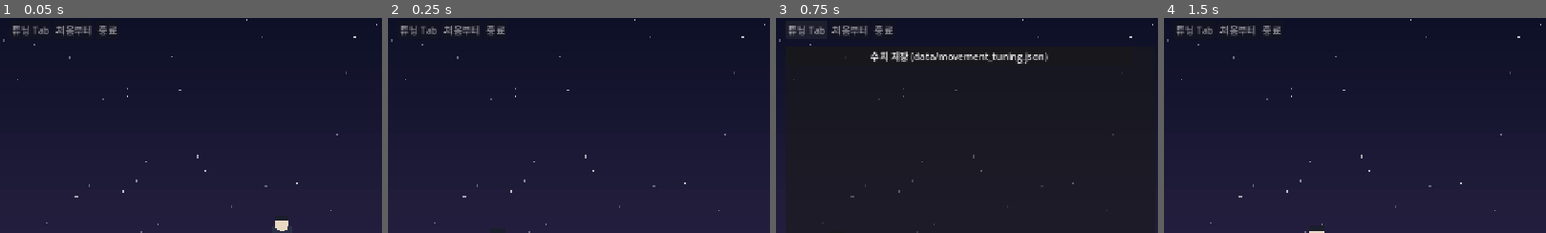
Above: before the commit, frames 1-4 (left to right).
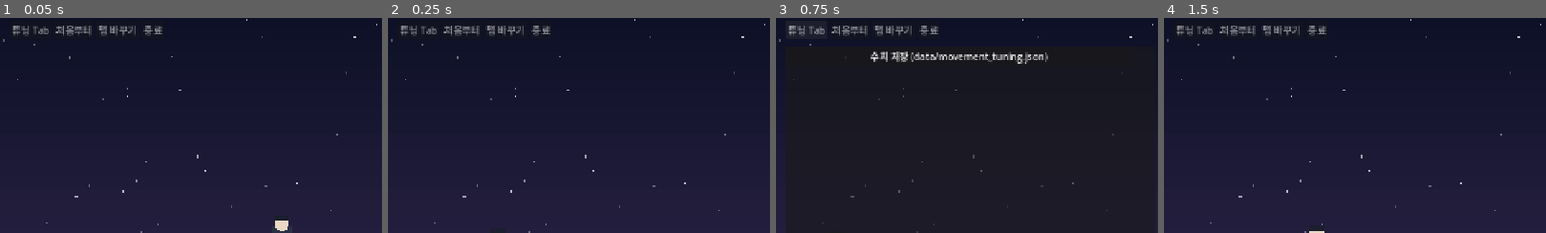
Above: after the commit, the same moments.

Repository: noru358/citynight
Game: Godot game, scene res://world/stage.tscn
Two runs of this game, one before a commit and one after it. Both use one fixed random seed, a clock stepped at 60 frames per second and the inputs below.
Inputs:
- Up to frame 1 (0.05 s): no input
- Up to frame 2 (0.25 s): no input
- Up to frame 3 (0.75 s): click "튜닝 Tab" at 0.5 s
- Up to frame 4 (1.5 s): click "처음부터" at 1.25 s
The pictures show only the part of the screen within x 0-50%, y 1-51%; the shares and areas given below are measured in that part.

The runs differ from the first frame. In frame 1, 0.4% of the frame differs, in the area x 25-43%, y 3-9%; in frame 2, 0.4%; in frame 3, 0.4%; in frame 4, 0.4%.

Commit message:
20px 연습 맵, 맵 바꾸기 버튼, 간격 측정 검사
맨몸 3·4칸, 대시 8칸, 벽 점프 통로, 튕기기 구간을 가진 이야기 없는 연습 맵.
GapProbe 실측(맨몸 최대 6칸, 대시 포함 최대 10칸)에 맞춰 대시 간격 기준을 6~7칸에서 8칸으로 고침.
PracticeProbe가 연습 맵 완주를 확인한다.

Co-Authored-By: Claude Opus 5.5 (1M context) <noreply@anthropic.com>
Claude-Session: https://claude.ai/code/session_0178iWViDfnKQHqhLV5oxUvU

Diff:
--- /dev/null
+++ b/data/chapters/practice.json
@@ -0,0 +1,22 @@
+{
+  "id": "practice",
+  "title": "연습 맵 — 20px 이동",
+  "note": "이야기 없음. 20px 타일에서 점프·대시·벽 점프·튕기기 손맛을 보는 맵. 간격은 tests/GapProbe 측정 기준: 맨몸 점프는 최대 6칸(사람 타이밍이면 5칸), 점프+대시는 최대 10칸(사람 타이밍이면 9칸). 그래서 맨몸 3~4칸, 대시 8칸으로 나누고 5~7칸은 뺐다.",
+  "map": "practice_20px.txt",
+  "sky": {"top": "0d1026", "bottom": "3a2c55", "glow": "c86a6a", "far": "1b1d38", "near": "12142a"},
+  "music": {"track": "ch00", "stems_on": ["base"]},
+  "beats": {
+    "1": {"caption": "연습 1 · 계단: 1칸은 짧게 톡, 2칸은 길게 누르기"},
+    "2": {"caption": "연습 2 · 맨몸 점프 3칸, 4칸, 3칸, 4칸"},
+    "3": {"caption": "연습 3 · 대시 간격 8칸: 점프 꼭대기에서 Shift 한 번"},
+    "4": {"caption": "연습 4 · 벽 점프 통로: 양쪽 벽을 번갈아 차고 9칸 위로"},
+    "5": {"caption": "연습 5 · 튕기기: 불빛 가까이서 K 유지, 방향, 놓기"},
+    "6": {"caption": "연습 6 · 섞어서: 맨몸 4칸 다음 대시 8칸"}
+  },
+  "ending": {
+    "caption": "연습 끝. 위 버튼으로 다시 하거나 맵을 바꾼다.",
+    "zoom_out": 0.8,
+    "hold_seconds": 3,
+    "music_fade_seconds": 2
+  }
+}
--- /dev/null
+++ b/tests/GapProbe.gd
@@ -0,0 +1,68 @@
+# Which gaps the hero clears, in tiles, between two flat roofs at the same height.
+# Running right, jumping at the last moment on the roof (best) or with the body's
+# center at the edge (early, closer to a person), with or without one air dash
+# right at the jump's apex. Numbers, not feel: use it to size maps.
+extends Node
+const MOVES: Array = [["jump",false,false],["jump early",true,false],["jump+dash",false,true],["jump early+dash",true,true]]
+var tuning: Dictionary
+var tile: float
+
+func _ready() -> void:
+	Controls.scripted = true
+	var path: String = OS.get_environment("CITYNIGHT_TUNING")
+	if path.is_empty(): path = "res://data/movement_tuning.json"
+	tuning = JSON.parse_string(FileAccess.get_file_as_string(path))
+	tile = float(tuning.tile_size)
+	for move: Array in MOVES:
+		var cleared: PackedStringArray = []
+		var widest: int = 0
+		for gap: int in range(1,13):
+			if await _run(gap,move[1],move[2]):
+				widest = gap
+				cleared.append(str(gap))
+		print("GAP %s: widest=%d cleared=%s" % [move[0],widest,",".join(cleared)])
+	print("RESULT gap failures=0")
+	get_tree().quit(0)
+
+func _roof(left: float, width: float) -> StaticBody2D:
+	var body: StaticBody2D = StaticBody2D.new()
+	var shape: CollisionShape2D = CollisionShape2D.new()
+	shape.shape = RectangleShape2D.new()
+	shape.shape.size = Vector2(width,tile)
+	body.add_child(shape)
+	body.position = Vector2(left+width/2,tile/2)
+	add_child(body)
+	return body
+
+func _run(gap: int, early: bool, dash: bool) -> bool:
+	var near: StaticBody2D = _roof(-tile*20,tile*20)
+	var far: StaticBody2D = _roof(tile*gap,tile*20)
+	var hero: Mover = Mover.new()
+	hero.tuning = tuning
+	add_child(hero)
+	hero.set_body_size(Vector2(tuning.player_width,tuning.player_height))
+	hero.global_position = Vector2(-tile*15,-float(tuning.player_height)/2)
+	var half: float = float(tuning.player_width)/2
+	var step: float = float(tuning.move_speed)/60.0
+	var jumped: bool = false
+	var dashed: bool = false
+	var landed: bool = false
+	for frame: int in 600:
+		Controls.held = {&"right":true,&"jump":true}
+		var x: float = hero.global_position.x
+		if not jumped and hero.is_on_floor() and (x >= 0 if early else x-half+step*1.5 >= 0):
+			Controls.edges[&"jump"] = true
+			jumped = true
+		if jumped and dash and not dashed and hero.velocity.y >= 0 and not hero.is_on_floor():
+			Controls.edges[&"dash"] = true
+			dashed = true
+		await get_tree().physics_frame
+		if hero.global_position.y > tile*3: break
+		if jumped and hero.is_on_floor() and hero.global_position.x-half > tile*gap-half:
+			landed = true
+			break
+	hero.queue_free()
+	near.queue_free()
+	far.queue_free()
+	await get_tree().physics_frame
+	return landed
--- /dev/null
+++ b/tests/GapProbe.tscn
@@ -0,0 +1,6 @@
+[gd_scene load_steps=2 format=3]
+
+[ext_resource type="Script" path="res://tests/GapProbe.gd" id="1"]
+
+[node name="GapProbe" type="Node"]
+script = ExtResource("1")
--- /dev/null
+++ b/tests/PracticeProbe.gd
@@ -0,0 +1,63 @@
+# A scripted player crosses the practice map: RouteProbe's gap logic, plus wall
+# jumps in the shaft and a bash at each light. Pass = the practice map is clearable
+# with one air dash. Synthetic, not feel.
+extends Node
+var stage: Node2D
+var frame: int = 0
+var bash_hold: int = 0
+var wall_dir: float = 1
+const LIMIT: int = 60*120
+
+func _ready() -> void:
+	process_physics_priority = -50
+	Controls.scripted = true
+	stage = preload("res://world/stage.tscn").instantiate()
+	stage.chapter_path = "res://data/chapters/practice.json"
+	add_child(stage)
+
+func _physics_process(_delta: float) -> void:
+	frame += 1
+	if stage.finished or frame >= LIMIT:
+		var result: Dictionary = {"finished":stage.finished,"seconds":frame/60.0,"falls":stage.log_data.falls,"bash":stage.log_data.bash_count,"beats":stage.log_data.beats,"max_x_tile":int(stage.hero.global_position.x/stage.tile)}
+		print("ROUTE "+JSON.stringify(result))
+		print("RESULT practice failures=%d" % (0 if stage.finished else 1))
+		get_tree().quit(0 if stage.finished else 1)
+		return
+	var hero: Mover = stage.hero
+	if stage.ending:
+		Controls.held = {}
+		return
+	var tile: float = stage.tile
+	var col: int = int(hero.global_position.x/tile)
+	var feet: int = int((hero.global_position.y+hero.body_size.y/2+2)/tile)
+	var ahead: int = int((hero.global_position.x+hero.body_size.x/2+10)/tile)
+	Controls.held = {&"right":true,&"jump":true}
+	# Shaft: a floating pillar on the left, a tall building on the right.
+	var shaft: bool = col >= 104 and col <= 109 and feet > 4
+	if shaft:
+		if hero.is_on_wall() and not hero.is_on_floor():
+			wall_dir = signf(hero.get_wall_normal().x)
+			Controls.edges[&"jump"] = true
+		elif hero.is_on_floor():
+			wall_dir = 1
+			Controls.edges[&"jump"] = true
+		Controls.held = {(&"right" if wall_dir > 0 else &"left"):true,&"jump":true}
+		return
+	if hero.is_on_floor():
+		var ledge: bool = not stage.solid_at(ahead,feet) and not stage.solid_at(ahead,feet+1)
+		var wall: bool = stage.solid_at(ahead,feet-1) or stage.solid_at(ahead,feet-2)
+		if ledge or wall: Controls.edges[&"jump"] = true
+	elif hero.state == Mover.State.AIR and hero.velocity.y > 0:
+		var ground_near: bool = false
+		for dc: int in range(0,4):
+			for dr: int in range(0,5):
+				if stage.solid_at(col+dc,feet+dr): ground_near = true
+		if not ground_near and hero.dash_uses < int(stage.tuning.air_dash_count):
+			Controls.edges[&"dash"] = true
+	var target: Node2D = hero.nearest_bashable()
+	if bash_hold > 0:
+		bash_hold -= 1
+		Controls.held = {&"right":true,&"up":true,&"bash":bash_hold > 0}
+	elif is_instance_valid(target) and not hero.is_on_floor() and target.global_position.x > hero.global_position.x-8:
+		bash_hold = 4
+		Controls.held = {&"right":true,&"bash":true}
--- /dev/null
+++ b/tests/PracticeProbe.tscn
@@ -0,0 +1,6 @@
+[gd_scene load_steps=2 format=3]
+
+[ext_resource type="Script" path="res://tests/PracticeProbe.gd" id="1"]
+
+[node name="PracticeProbe" type="Node"]
+script = ExtResource("1")
--- a/world/Stage.gd
+++ b/world/Stage.gd
@@ -8,6 +8,7 @@
 const TUNING_DEFAULT: String = "res://data/movement_tuning.json"
 const SCHEMA_PATH: String = "res://data/movement_schema.json"
 var chapter_path: String = CHAPTER_DEFAULT
+static var picked_chapter: String = "" # survives "처음부터"; set by the 맵 바꾸기 button
 var tuning_path: String = TUNING_DEFAULT
 var chapter: Dictionary
 var tuning: Dictionary
@@ -43,6 +44,7 @@
 
 func _ready() -> void:
 	texture_filter = CanvasItem.TEXTURE_FILTER_LINEAR
+	if not picked_chapter.is_empty(): chapter_path = picked_chapter
 	if not OS.get_environment("CITYNIGHT_CHAPTER").is_empty(): chapter_path = OS.get_environment("CITYNIGHT_CHAPTER")
 	if not OS.get_environment("CITYNIGHT_TUNING").is_empty(): tuning_path = OS.get_environment("CITYNIGHT_TUNING")
 	_build_ui()
@@ -301,7 +303,7 @@
 	buttons.position = Vector2(16,12)
 	buttons.modulate.a = 0.6
 	layer.add_child(buttons)
-	for title: String in ["튜닝 Tab","처음부터","종료"]:
+	for title: String in ["튜닝 Tab","처음부터","맵 바꾸기","종료"]:
 		var button: Button = Button.new()
 		button.text = title
 		button.focus_mode = Control.FOCUS_NONE
@@ -343,6 +345,13 @@
 			Controls.blocked = panel.visible
 			get_tree().paused = false
 		"처음부터": restart()
+		"맵 바꾸기":
+			var files: Array = Array(DirAccess.get_files_at("res://data/chapters")).filter(func(f: String) -> bool: return f.ends_with(".json"))
+			if files.is_empty(): return
+			files.sort()
+			var at: int = files.find(chapter_path.get_file())
+			picked_chapter = "res://data/chapters/"+str(files[(at+1)%files.size()])
+			restart()
 		"종료":
 			write_log()
 			get_tree().quit()
Not shown, added: maps/practice_20px.txt
Not shown, added: tests/GapProbe.gd.uid
Not shown, added: tests/PracticeProbe.gd.uid
Not shown, changed: HANDOFF.md
Not shown, changed: docs/DIRECTION.md
Not shown, changed: tests/run_tests.py
